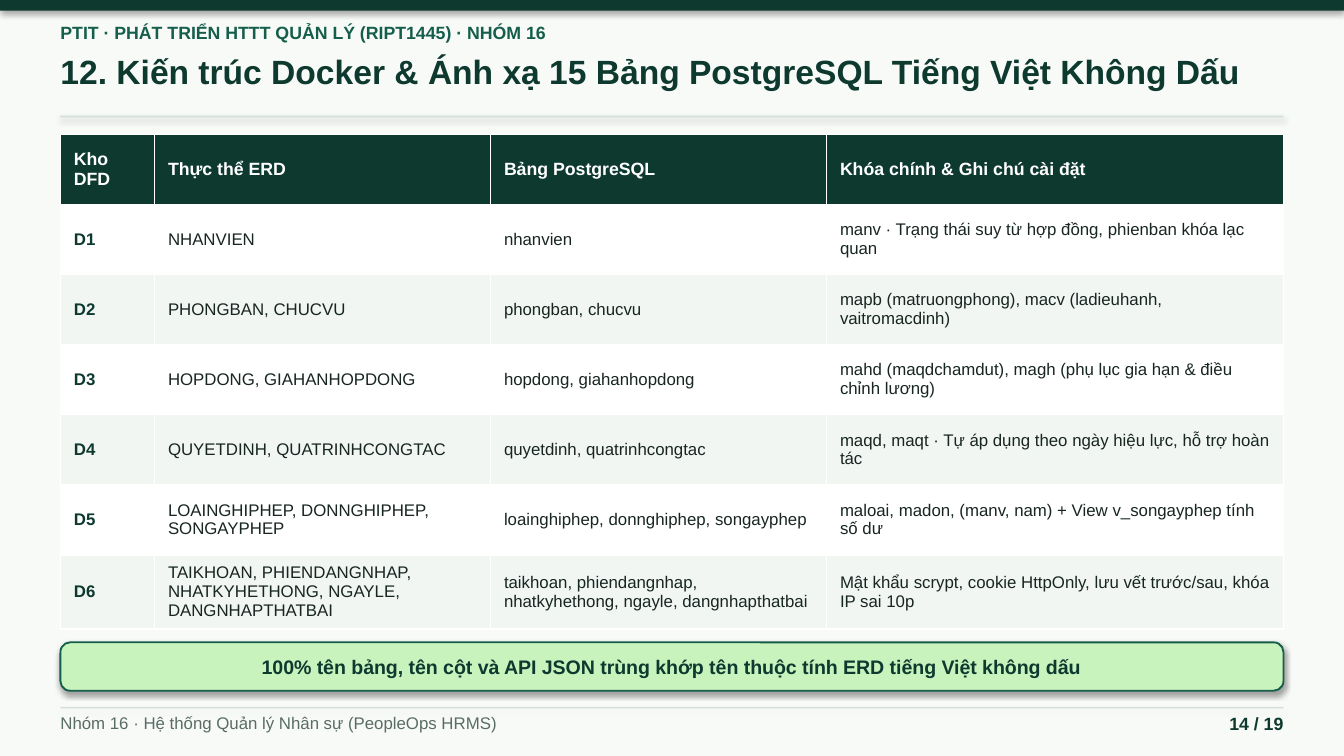
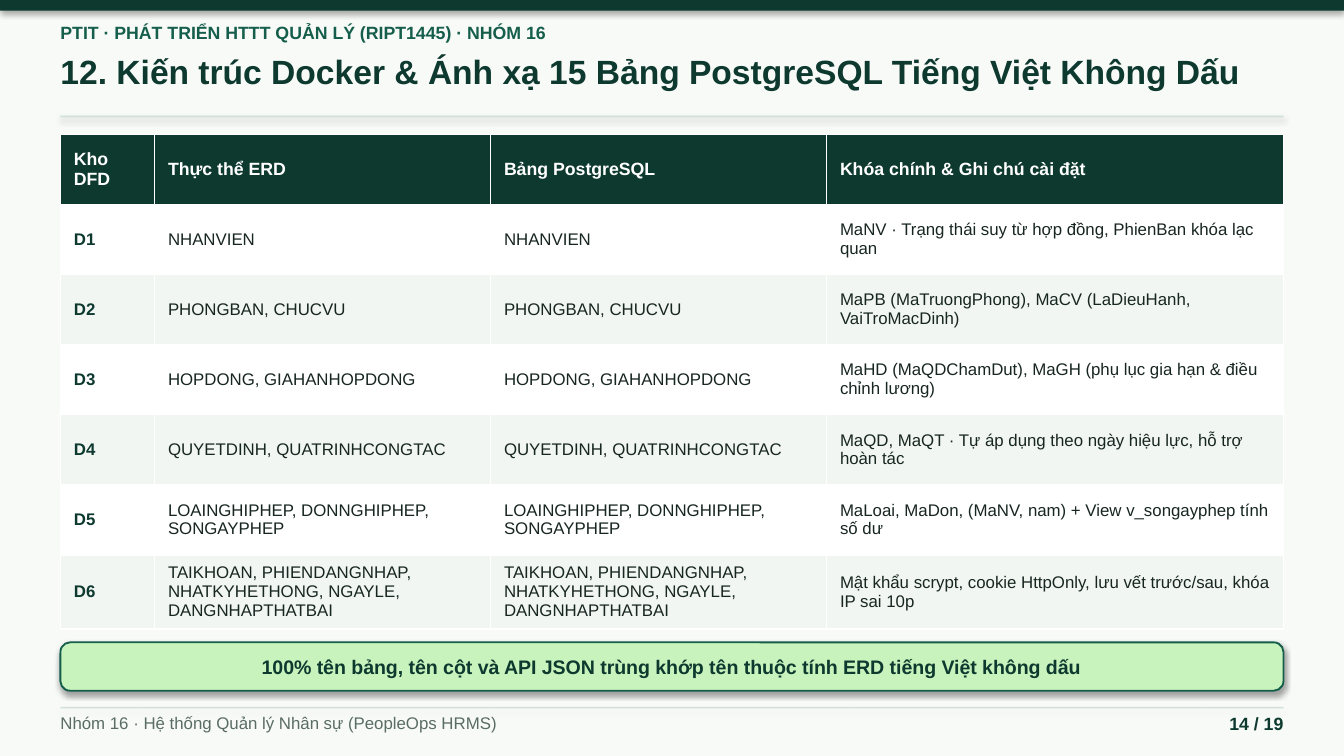
Before and after one commit to ninhduo263/human-resource-management-system, a slide deck: slide 14 of bao-cao/BAO_CAO_HTTTQL_Nhom16.pptx. Drawn at 1344x756 pixels with LibreOffice and Linux fonts; fonts in the diff are those of the drawing. Boxes give left, top, right and bottom in pixels: in the first picture for what was removed or moved away, otherwise in the second. Text is boxed around its words. In the diff, an @@ line names an element or a change of style, - is before the commit and + after.

```diff
--- a/bao-cao/BAO_CAO_HTTTQL_Nhom16.pptx
+++ b/bao-cao/BAO_CAO_HTTTQL_Nhom16.pptx
@@ table at [60,134,1284,625] @@
-row 2, column 3: nhanvien
+row 2, column 3: NHANVIEN
-row 2, column 4: manv · Trạng thái suy từ hợp đồng, phienban khóa lạc quan
+row 2, column 4: MaNV · Trạng thái suy từ hợp đồng, PhienBan khóa lạc quan
-row 3, column 3: phongban, chucvu
+row 3, column 3: PHONGBAN, CHUCVU
-row 3, column 4: mapb (matruongphong), macv (ladieuhanh, vaitromacdinh)
+row 3, column 4: MaPB (MaTruongPhong), MaCV (LaDieuHanh, VaiTroMacDinh)
-row 4, column 3: hopdong, giahanhopdong
+row 4, column 3: HOPDONG, GIAHANHOPDONG
-row 4, column 4: mahd (maqdchamdut), magh (phụ lục gia hạn & điều chỉnh lương)
+row 4, column 4: MaHD (MaQDChamDut), MaGH (phụ lục gia hạn & điều chỉnh lương)
-row 5, column 3: quyetdinh, quatrinhcongtac
+row 5, column 3: QUYETDINH, QUATRINHCONGTAC
-row 5, column 4: maqd, maqt · Tự áp dụng theo ngày hiệu lực, hỗ trợ hoàn tác
+row 5, column 4: MaQD, MaQT · Tự áp dụng theo ngày hiệu lực, hỗ trợ hoàn tác
-row 6, column 3: loainghiphep, donnghiphep, songayphep
+row 6, column 3: LOAINGHIPHEP, DONNGHIPHEP, SONGAYPHEP
-row 6, column 4: maloai, madon, (manv, nam) + View v_songayphep tính số dư
+row 6, column 4: MaLoai, MaDon, (MaNV, nam) + View v_songayphep tính số dư
-row 7, column 3: taikhoan, phiendangnhap, nhatkyhethong, ngayle, dangnhapthatbai
+row 7, column 3: TAIKHOAN, PHIENDANGNHAP, NHATKYHETHONG, NGAYLE, DANGNHAPTHATBAI
```
Also in this commit, not shown: 2 other slides changed, 5 other files.
